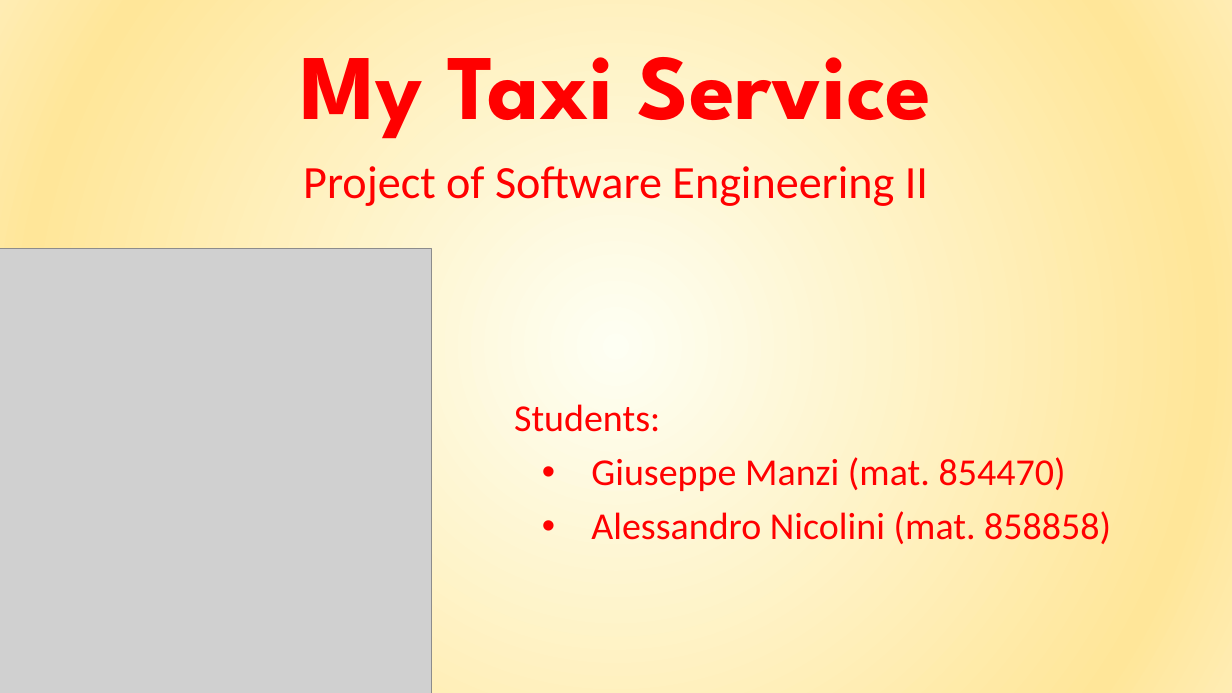
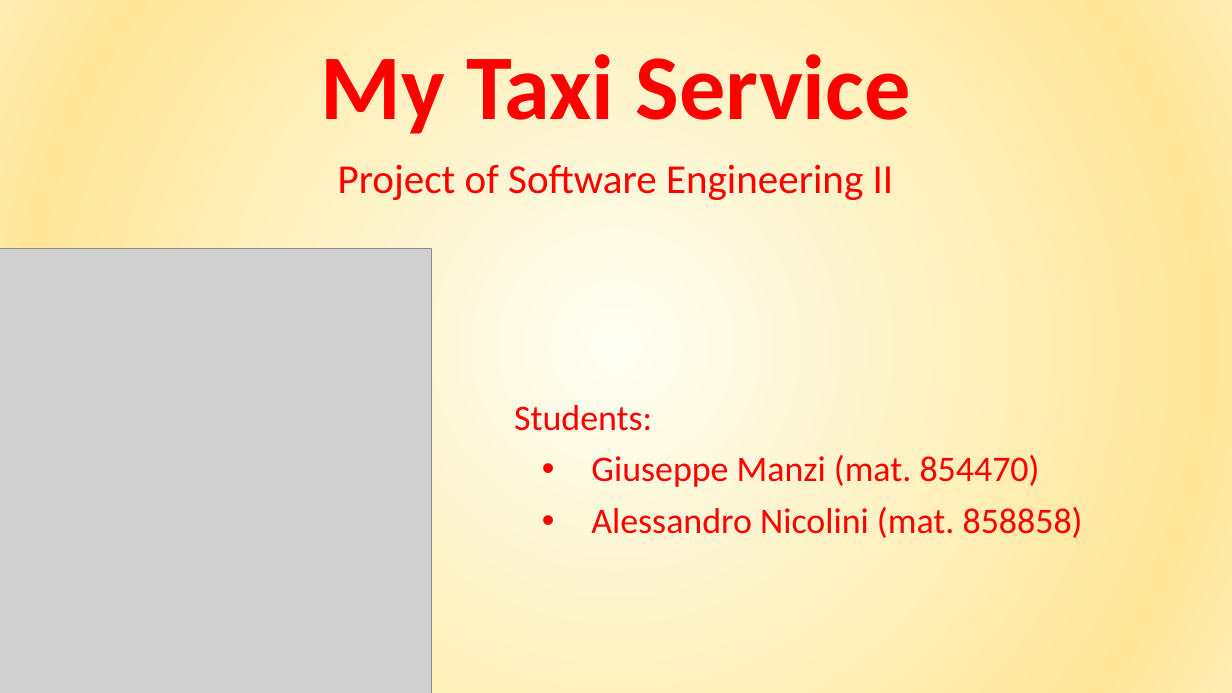
Before and after one commit to giuseppemanzi/manzinicolini, a slide deck: slide 1 of All/final presentation/Final presentation.pptx. Drawn at 1232x693 pixels with LibreOffice and Linux fonts; fonts in the diff are those of the drawing; grey boxes stand for pictures. Boxes give left, top, right and bottom in pixels: in the first picture for what was removed or moved away, otherwise in the second. Text is boxed around its words. In the diff, an @@ line names an element or a change of style, - is before the commit and + after.

```diff
--- a/All/final presentation/Final presentation.pptx
+++ b/All/final presentation/Final presentation.pptx
@@ title "My Taxi Service" at (321, 54, 910, 134): font League Spartan to Calibri @@
@@ subtitle "Project of Software Engineering II" at (338, 164, 894, 200): size 36 to 32 pt @@
@@ text "Students:" at (514, 405, 1083, 538): size 29.6 to 28 pt @@
```
Also in this commit, not shown: 16 other slides changed, 12 slides added, 6 slides removed, 10 other files.
